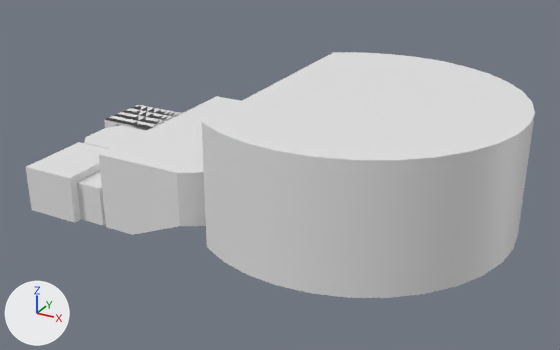
One commit to the FBX model Assets/Models/Props/DemoLevel.fbx: the scene before it, then after it.
One viewpoint serves both versions: a camera (50 mm lens) standing at (35.4, -42.2, 25.1) and looking at (11.4, 1.5, 3.3). Arrows for +X, +Y and +Z are at lower left; the lights stay in place. Where no turn or scale is listed for an object, it has been applied to the vertices. Vertices at the same position are counted once.

The older version as bpy lines, for what is in view:
```python
me_plane_001 = bpy.data.meshes.new('Plane.001')
me_plane_001.from_pydata(...)  # 43 vertices, 23 faces; spans x -5.02..1.36, y -6.22..-0.53, z 0.0..3.44
me_plane_002 = bpy.data.meshes.new('Plane.002')
me_plane_002.from_pydata(...)  # 42 vertices, 20 faces; spans x -6.47..-0.33, y -0.53..4.25, z 0.0..3.33
me_plane_005 = bpy.data.meshes.new('Plane.005')
me_plane_005.from_pydata(...)  # 284 vertices, 152 faces; spans x 1.4..27.8, y -9.0..12.5, z 0.0..9.9
ob_demoroom1 = bpy.data.objects.new('DemoRoom1', me_plane_001)
ob_demoroom1.location = (0.0, 0.0, 0.0)
ob_demoroom2 = bpy.data.objects.new('DemoRoom2', me_plane_002)
ob_demoroom2.location = (0.0, 0.0, 0.0)
ob_demoroom4 = bpy.data.objects.new('DemoRoom4', me_plane_005)
ob_demoroom4.location = (0.0, 0.0, 0.0)
# also in view: 'DemoRoom3.002' at (-2.8, 7.1, 1.7)
```
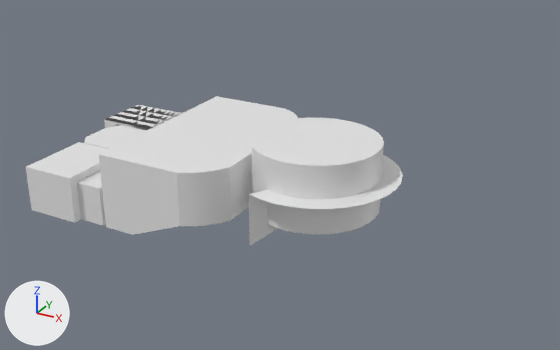
Changed parts and their boxes [x1, y1, x2, y2] in the pictures (560 x 350 px):
'DemoRoom4', reshaped (54% narrower, 43% shorter): before [99, 52, 535, 298]; after [99, 96, 298, 235]
'DemoRoom5', added: after [249, 118, 403, 245]
part 1 of me_plane_005, cut back: before [201, 52, 535, 298]; after [250, 172, 253, 194]

What changed in the scene script:
```text
Change me_plane_005:
    used by ob_demoroom4; location = (0.0, 0.0, 0.0)
    remove me_plane_005.from_pydata(...)  # 284 vertices, 152 faces; spans x 1.4..27.8, y -9.0..12.5, z 0.0..9.9
    add me_plane_005.from_pydata(...)  # 115 vertices, 56 faces; spans x 1.4..10.7, y -5.7..8.7, z 0.0..5.5
    me_plane_005 part 1
    107 vertices are removed from x 11.0..27.8, y -9.0..12.5, z 1.7..9.9
    66 faces are deleted
    2 vertices move from x 11.0, y -0.9..3.9, z 4.2 to x 10.7, y -0.9..3.9, z 4.2
    2 vertices are added at (10.7, 3.9, 1.7), (10.7, -0.9, 1.7)
    3 new faces join them
Add me_plane_011:
    me_plane_011.from_pydata(...)  # 203 vertices, 92 faces; spans x 10.72..20.06, y -4.26..7.28, z 0.41..6.45
Add ob_demoroom5:
    ob_demoroom5 = bpy.data.objects.new('DemoRoom5', me_plane_011)
    ob_demoroom5.location = (0.0, 0.0, 0.0)
```
